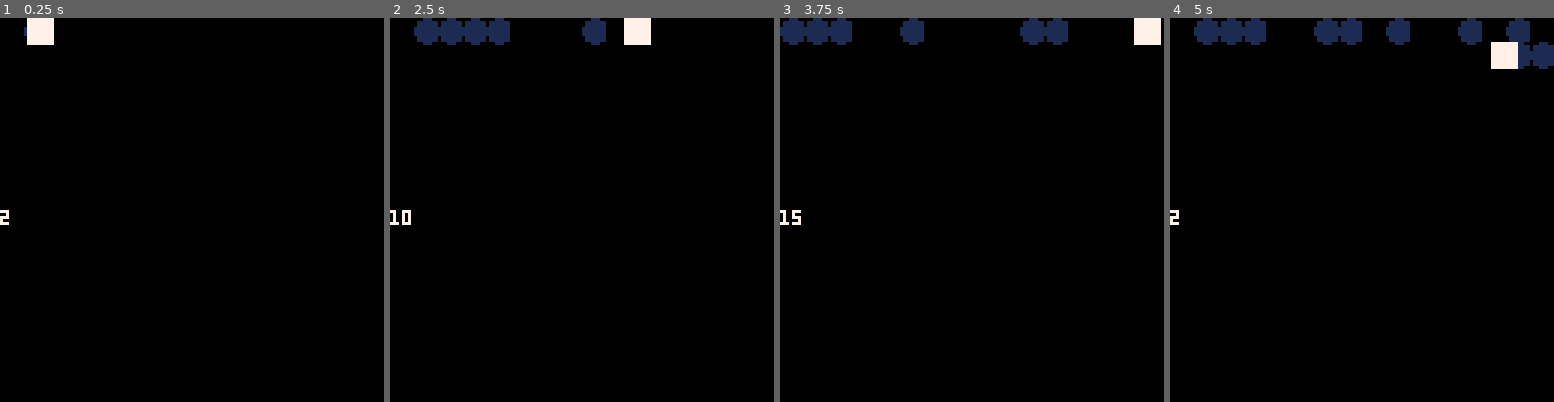
Above: before the commit, frames 1-4 (left to right).
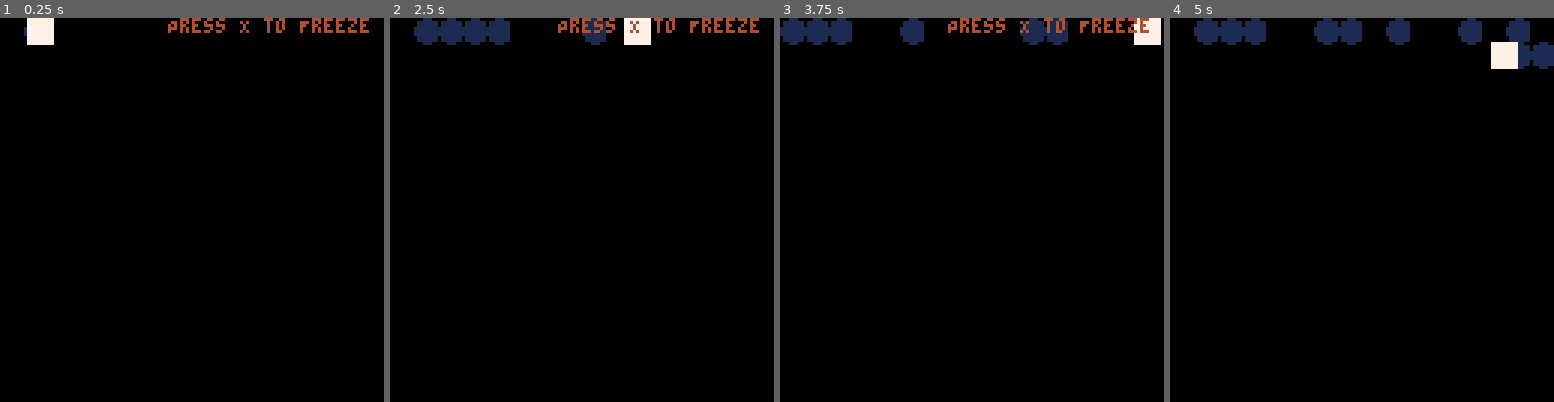
Above: after the commit, the same moments.

Repository: franklant/COMP440_Assignment_3_Repo
Game: PICO-8 cartridge pico_puzzle_game_wip.p8
The game is run twice, just before and just after one commit, with the same random seed, the same clock (stepped at 60 frames per second) and the same inputs.
Inputs:
- Up to frame 1 (0.25 s): no input
- Up to frame 2 (2.5 s): tap X (X key) at 1.07, 2.07, 2.4 s
- Up to frame 3 (3.75 s): tap X (X key) every 0.33 s from 2.73 to 3.73 s
- Up to frame 4 (5 s): tap X (X key) at 4.07, 4.4, 4.73 s

The runs differ from the first frame. In frame 1, 0.8% of the frame differs, in the area x 0-97%, y 0-54%; in frame 2, 0.9%; in frame 3, 0.9%; in frame 4, less than 0.1%.

Commit message:
update _draw(), display a message.

Diff:
--- a/pico_puzzle_game_wip.p8
+++ b/pico_puzzle_game_wip.p8
@@ -105,12 +105,15 @@
 
 
 -- message display
-function display_message(text, t, i2)
+function display_message(text, t, x, y)
 	-- text: text to display
-	-- t = how long to display
+	-- t: how long to display
+	-- x: texts x-position
+	-- y: texts y-position
+
 	i += 1
 	if i <= t * 60 then
-		print(text, 0, 64, 4)
+		print(text, x, y, 4)
 	end
 end
 
@@ -174,7 +177,14 @@
 	-- player
 	draw_player()
 
-	print(player.col, 0, 64, 7)
+	-- display message
+	display_message(
+		"Press X to Freeze",
+		5,
+		56, 0
+	)
+
+	-- print(player.col, 0, 64, 7)
 end
 __gfx__
 00000000000000000000000000000000000000000000000000000000000000000000000000000000000000000000000000000000000000000000000000000000
